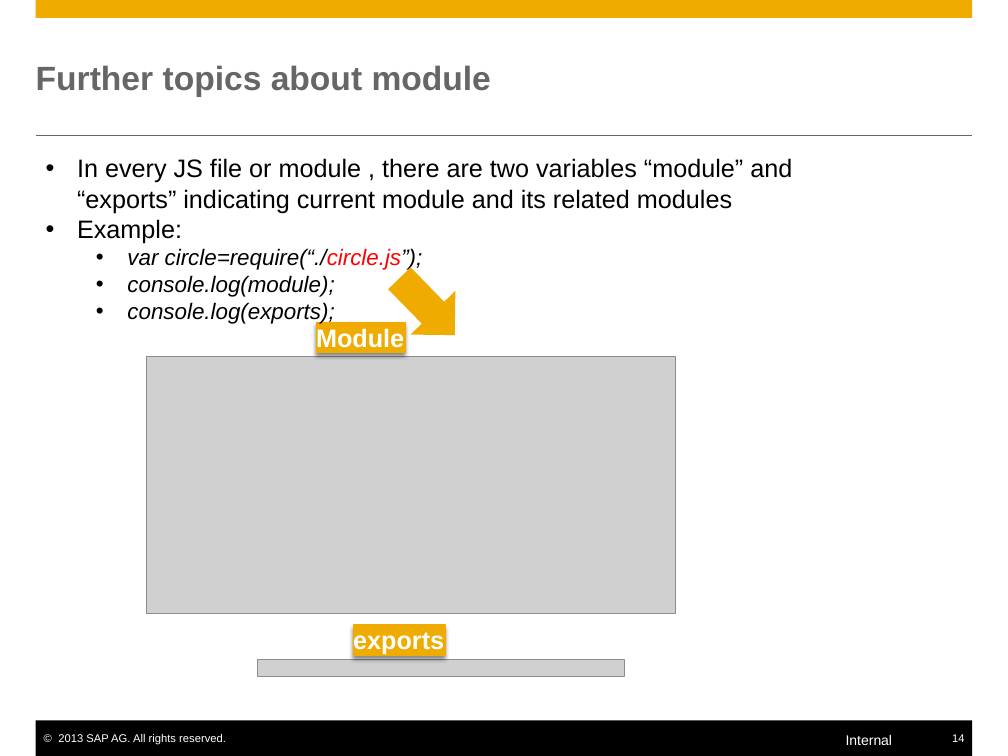
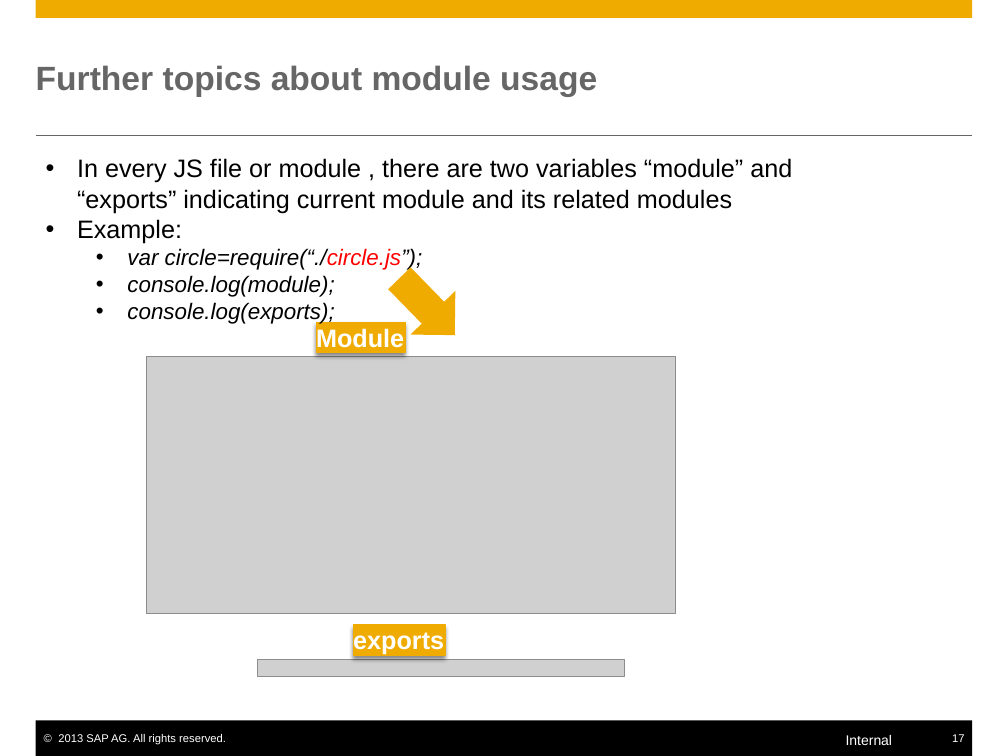
Before and after one commit to yjhcjykwbk-jlsec/mynodejs, a slide deck: slide 17 of nodejs.pptx (slide 14 before the commit). Drawn at 1008x756 pixels with LibreOffice and Linux fonts; fonts in the diff are those of the drawing; grey boxes stand for pictures. Boxes give left, top, right and bottom in pixels: in the first picture for what was removed or moved away, otherwise in the second. Text is boxed around its words. In the diff, an @@ line names an element or a change of style, - is before the commit and + after.

```diff
--- a/nodejs.pptx
+++ b/nodejs.pptx
@@ title at bbox=[36, 65, 597, 97]: text changed @@
-Further topics about module
+Further topics about module usage
@@ page number at bbox=[952, 734, 964, 742]: text changed @@
-14
+17
```
Also in this commit, not shown: 19 other slides changed, 7 slides added.
